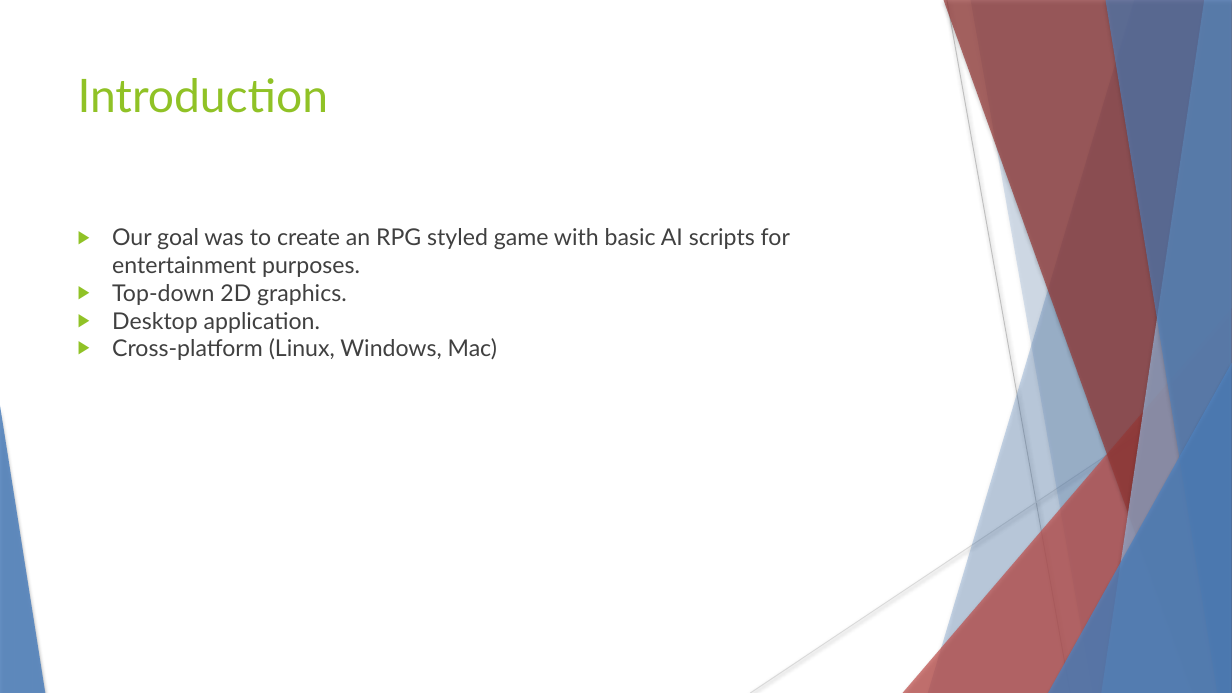
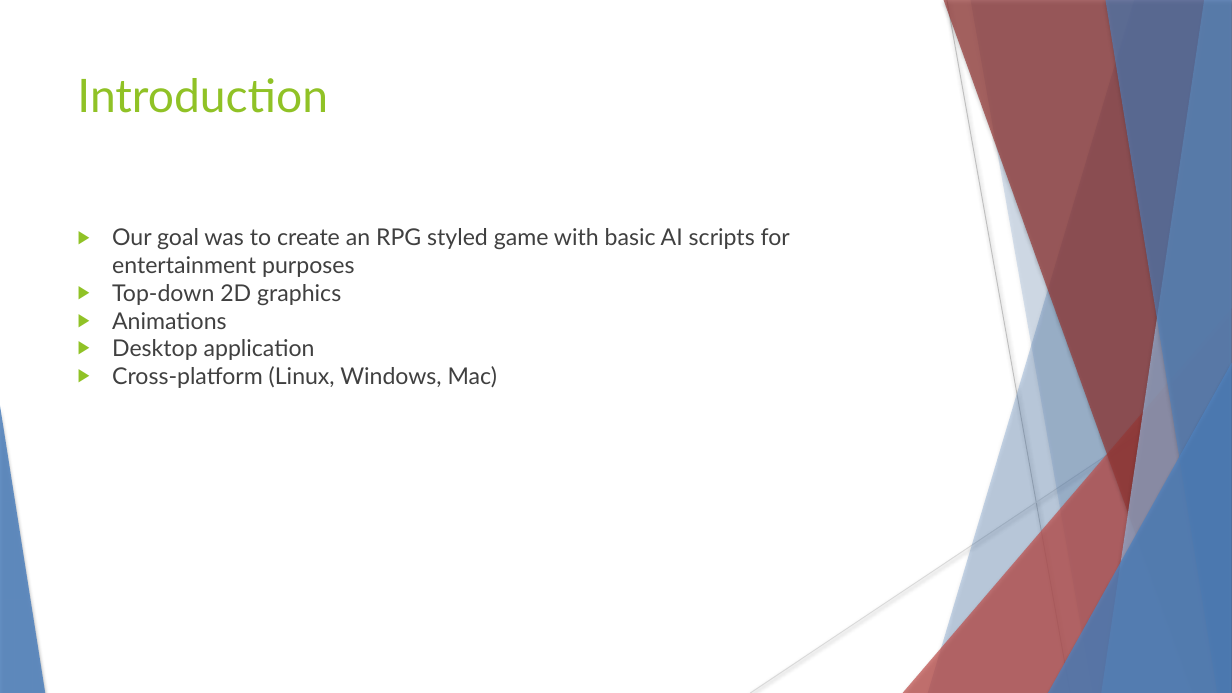
Before and after one commit to hanselrd/bubble-warrior-adventures, a slide deck: slide 2 of docs/presentation.pptx. Drawn at 1232x693 pixels with LibreOffice and Linux fonts; fonts in the diff are those of the drawing. Boxes give left, top, right and bottom in pixels: in the first picture for what was removed or moved away, otherwise in the second. Text is boxed around its words. In the diff, an @@ line names an element or a change of style, - is before the commit and + after.

```diff
--- a/docs/presentation.pptx
+++ b/docs/presentation.pptx
@@ text at box(112, 228, 790, 360): text changed @@
-▶ Our goal was to create an RPG styled game with basic AI scripts for entertainment purposes.
-▶ Top-down 2D graphics.
-▶ Desktop application.
+▶ Our goal was to create an RPG styled game with basic AI scripts for entertainment purposes
+▶ Top-down 2D graphics
+▶ Animations
+▶ Desktop application
```
Also in this commit, not shown: 4 other slides changed, 3 slides added, 2 slides removed.
